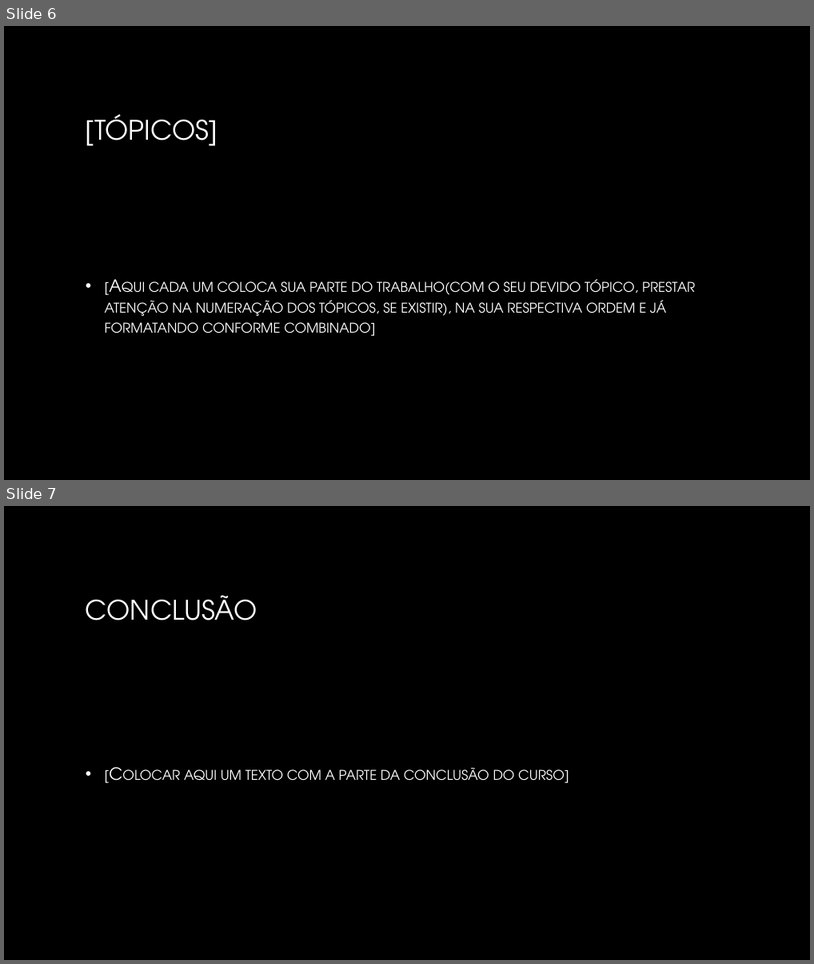
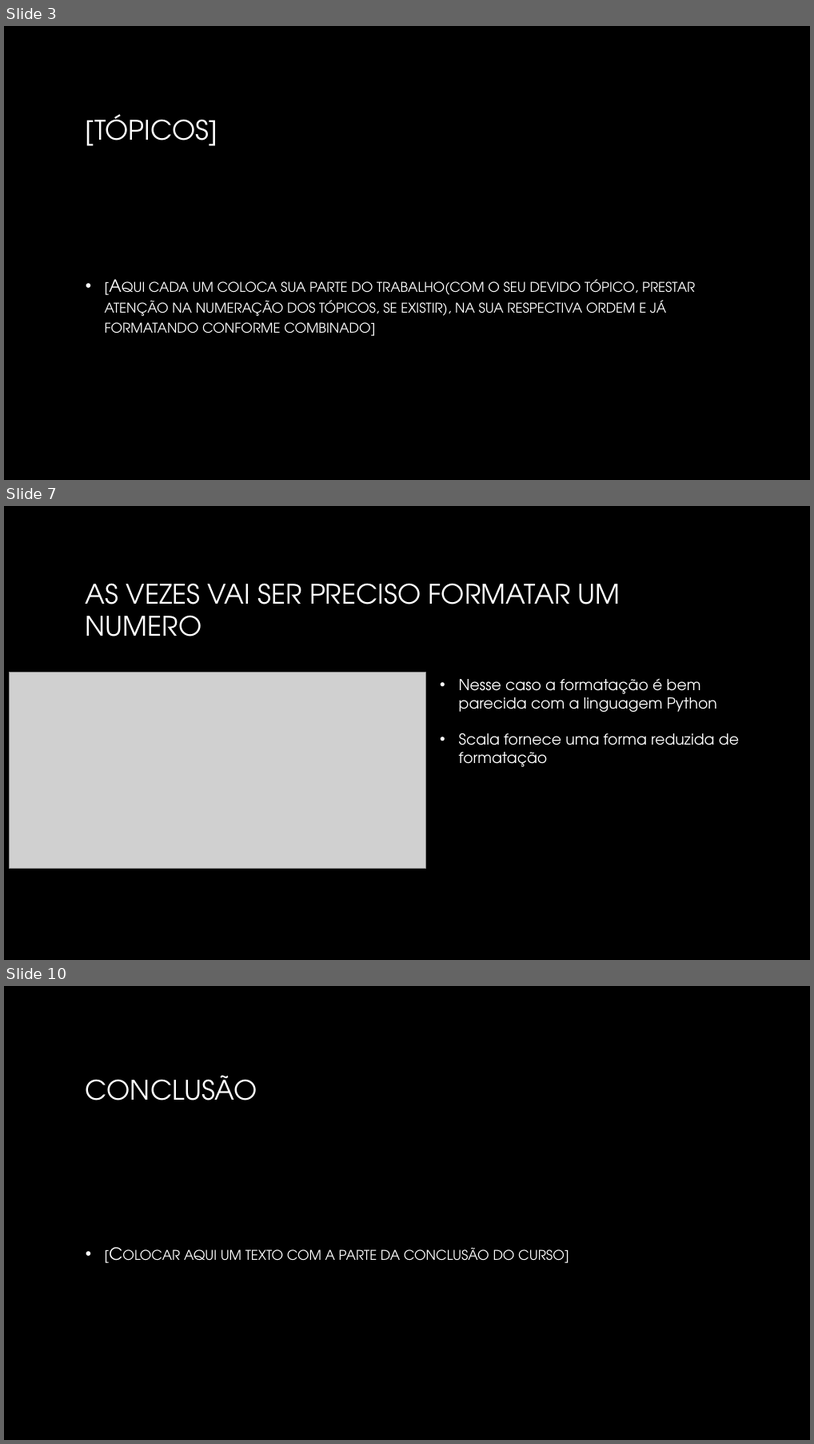
Before and after one commit to fmassaretto/trabalhoScala, a slide deck: Curso de Introdução à linguagem Scala.pptx. Shown one above the other, each under a label of ours: slides 6 and 7 before the commit, slides 3, 7 and 10 after it; the slides between them are not shown. The pictures are 814x964 and 814x1444 pixels, drawn with LibreOffice and Linux fonts; fonts in the diff are those of the drawing; grey boxes stand for pictures; background and template pictures are left out. Boxes give left, top, right and bottom in pixels: in the first picture for what was removed or moved away, otherwise in the second. Text is boxed around its words. In the diff, an @@ line names an element or a change of style, - is before the commit and + after.

```diff
--- a/Curso de Introdução à linguagem Scala.pptx
+++ b/Curso de Introdução à linguagem Scala.pptx
@@ slide 7 added at bbox=[4, 506, 810, 960], background picture (left out) @@
@@ title added at bbox=[86, 583, 621, 636], 32 pt, text gradient #FFFFFF to #A6A6A6 @@
+AS VEZES VAI SER PRECISO FORMATAR UM NUMERO
@@ picture added at bbox=[10, 672, 426, 868] @@
@@ text added at bbox=[459, 678, 739, 767], 18 pt, text #FFFFFF @@
+• Nesse caso a formatação é bem parecida com a linguagem Python
+• Scala fornece uma forma reduzida de formatação
@@ what was slide 6 is now slide 3 @@
@@ what was slide 7 is now slide 10 @@
```
Also in this commit, not shown: 5 other slides added, 3 slides removed.
